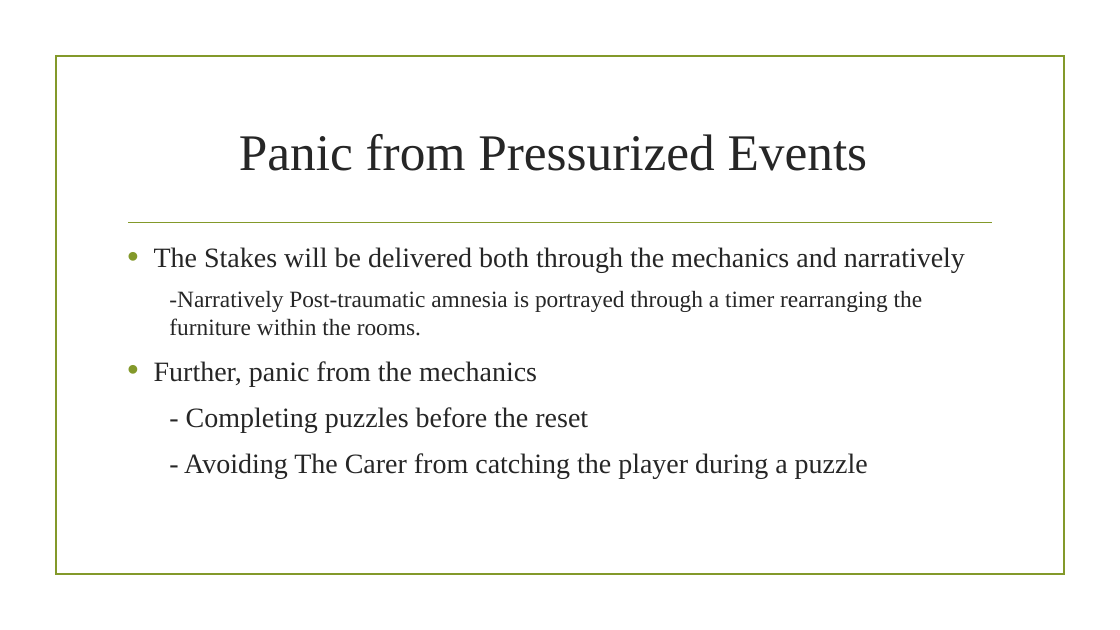
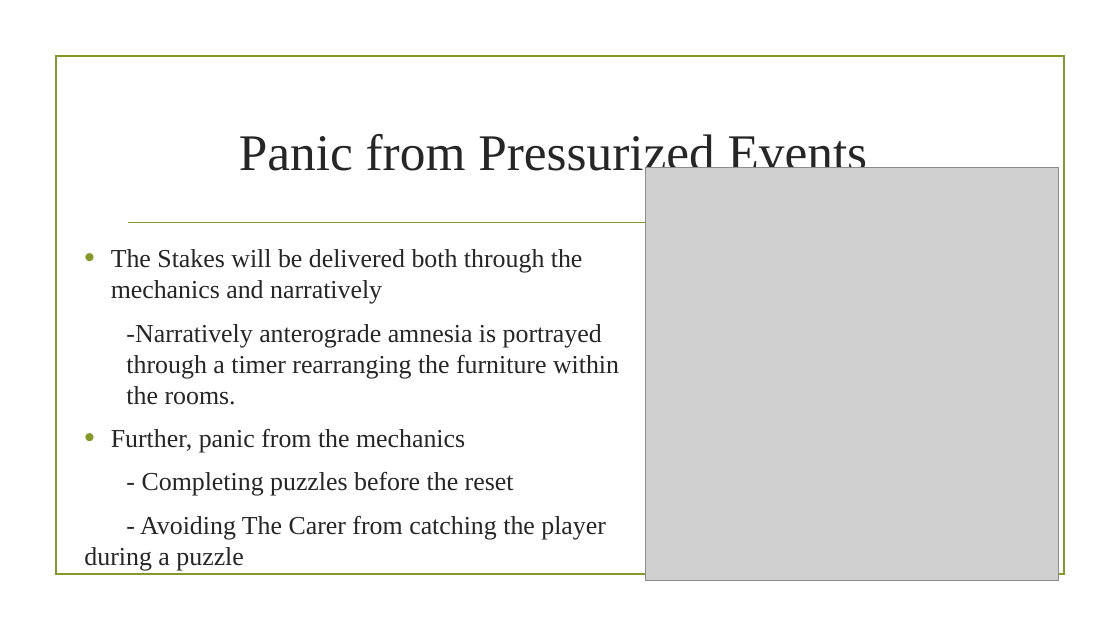
Before and after one commit to UoSGamesGroups/level-6-l6-group-1, a slide deck: slide 9 of Presentation/Presentation_Matt_Aaron.pptx. Drawn at 1120x630 pixels with LibreOffice and Linux fonts; fonts in the diff are those of the drawing; grey boxes stand for pictures; background and template pictures are left out. Boxes give left, top, right and bottom in pixels: in the first picture for what was removed or moved away, otherwise in the second. Text is boxed around its words. In the diff, an @@ line names an element or a change of style, - is before the commit and + after.

Commit message:
Presentation Update and Game code update (Clearing of the spawned furniture list)

```diff
--- a/Presentation/Presentation_Matt_Aaron.pptx
+++ b/Presentation/Presentation_Matt_Aaron.pptx
@@ picture added at box(645, 167, 1059, 581) @@
@@ text "The Stakes will be delivered ...": place and size @@
-text "The Stakes will be delivered ..." at box(154, 247, 965, 478)
+text "The Stakes will be delivered ..." at box(111, 249, 619, 540)
@@ text at box(111, 249, 606, 540): size 24 to 22.2 pt in "The Stakes will be delivered both through ...", "Further, panic from the mechanics", "- Completing puzzles before the reset", "- Avoiding The Carer from catching the ..." @@
@@ text at box(126, 324, 619, 405): text changed; size 20 to 22.2 pt @@
-  -Narratively Post-traumatic amnesia is portrayed through a timer rearranging the furniture within the rooms.
+  -Narratively anterograde amnesia is portrayed through a timer rearranging the furniture within the rooms.
```
Also in this commit, not shown: 4 other slides changed, 1 other file.
